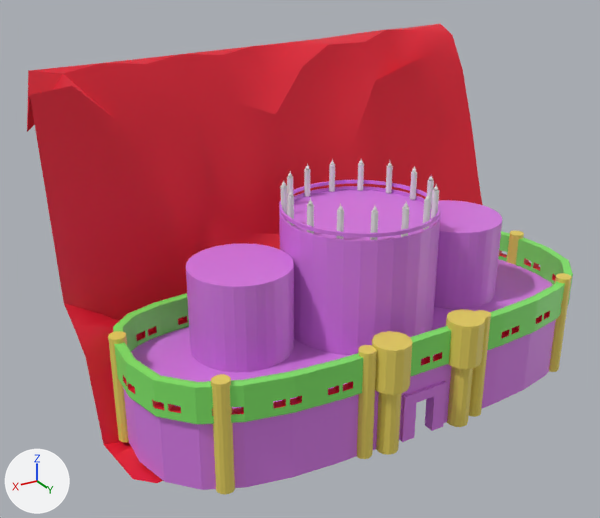
Two versions of the FBX model Assets/candy_castle.fbx, one commit apart.
The view is the same before and after, from a 50 mm lens placed at (125.3, 172.3, 132.1), pointed at (12.3, -15.9, 38.0). Arrows for +X, +Y and +Z are at lower left; the lights stay in place. Where no turn or scale is listed for an object, it has been applied to the vertices. Vertices at the same position are counted once.

The first picture shows 'Result.001', 'Terrain'.
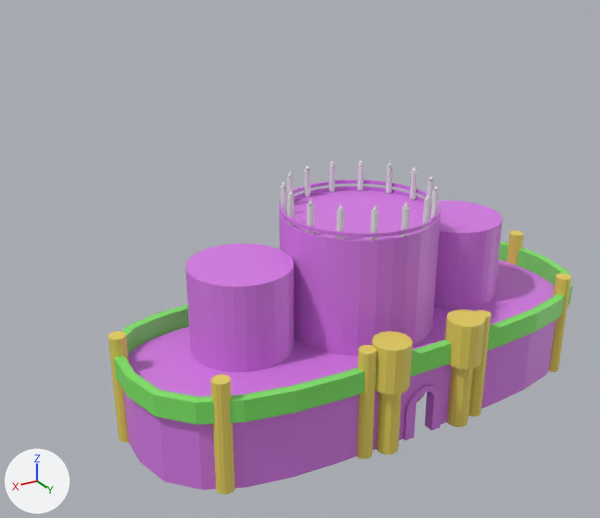
Pixel boxes [x1, y1, x2, y2] of what changed, in the pictures (600 x 518 px):
'Terrain', deleted (red)
    before: [27, 24, 482, 483]
part 1 of me_cube_003, cut back
    before: [113, 231, 573, 490]
    after: [114, 241, 573, 490]

Edits to the bpy script that builds the scene:
```text
Change me_cube_003:
    used by ob_result_001; location = (0.0, 0.0, 0.0)
    remove me_cube_003.from_pydata(...)  # 4489 vertices, 4271 faces; spans x -71.3..71.3, y -29.3..33.0, z 0.0..62.8
    add me_cube_003.from_pydata(...)  # 4091 vertices, 3534 faces; spans x -71.5..71.5, y -29.3..33.0, z 0.0..62.8
    me_cube_003 part 1: 57 vertices moved from x -70.0..70.0, y -27.1..28.1, z 0.0..29.8 to x -70.0..70.0, y -27.1..28.0, z 0.0..26.0; 674 vertices removed from x -71.1..71.1, y -28.2..28.2, z 0.0..29.8; 276 vertices added at x -71.5..71.5, y -28.6..28.6, z 0.0..26.0
    remove me_cube_003.materials.append(mat_cliff)  # red #e71631
Remove ob_terrain:
    ob_terrain = bpy.data.objects.new('Terrain', me_grid)
    ob_terrain.location = (3.4, -31.0, -1.0)
```
